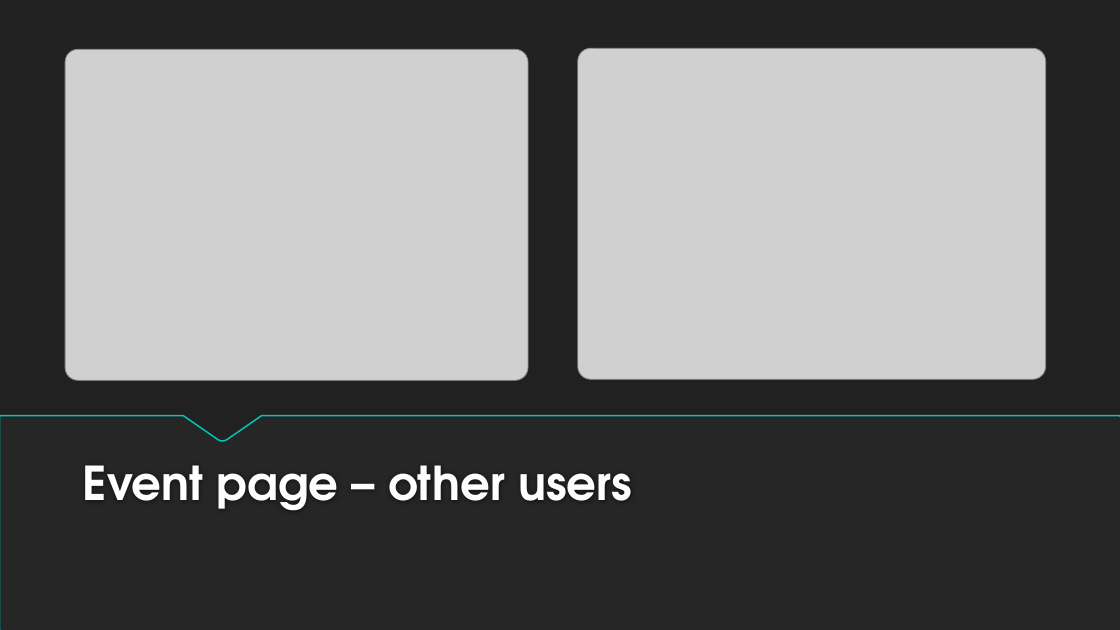
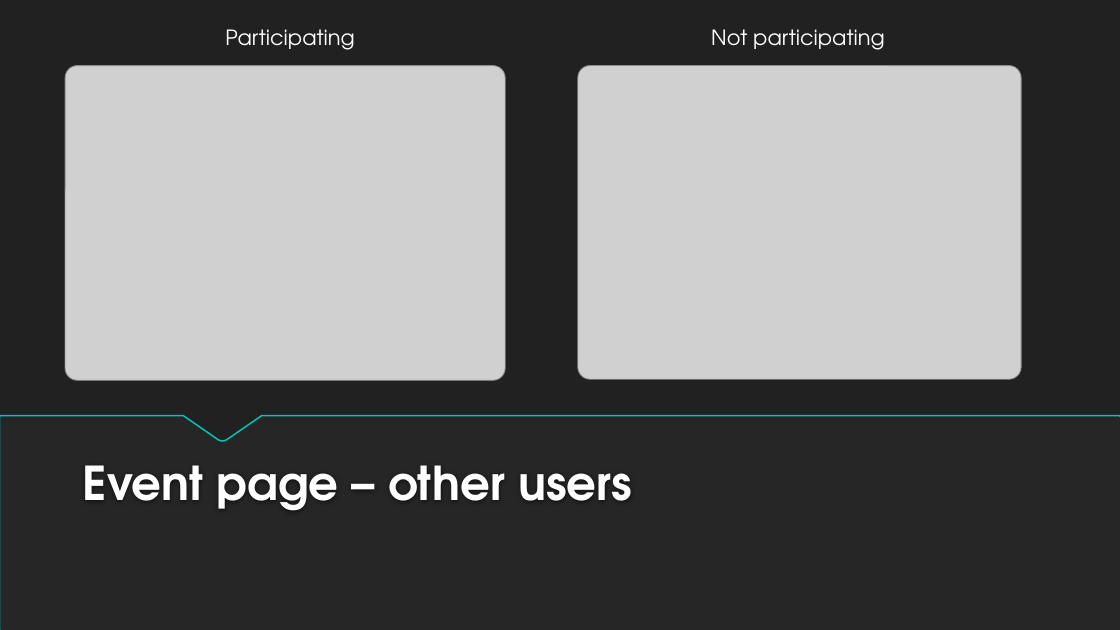
Before and after one commit to js52568/final-webapp, a slide deck: slide 11 of SPORTEVE – A WEB APPLICATION FOR ORGANIZING SPORTING.pptx. Drawn at 1120x630 pixels with LibreOffice and Linux fonts; fonts in the diff are those of the drawing; grey boxes stand for pictures; background and template pictures are left out. Boxes give left, top, right and bottom in pixels: in the first picture for what was removed or moved away, otherwise in the second. Text is boxed around its words. In the diff, an @@ line names an element or a change of style, - is before the commit and + after.

```diff
--- a/SPORTEVE – A WEB APPLICATION FOR ORGANIZING SPORTING.pptx
+++ b/SPORTEVE – A WEB APPLICATION FOR ORGANIZING SPORTING.pptx
@@ text added at box(225, 29, 354, 50), 18 pt, text #FFFFFF @@
+Participating
@@ text added at box(711, 29, 885, 50), 18 pt, text #FFFFFF @@
+Not participating
@@ picture: place and size @@
-picture at box(66, 50, 528, 381)
+picture at box(66, 66, 506, 381)
@@ picture: place and size @@
-picture at box(578, 49, 1046, 380)
+picture at box(578, 66, 1022, 379)
```
Also in this commit, not shown: 9 other slides changed, 1 other file.
